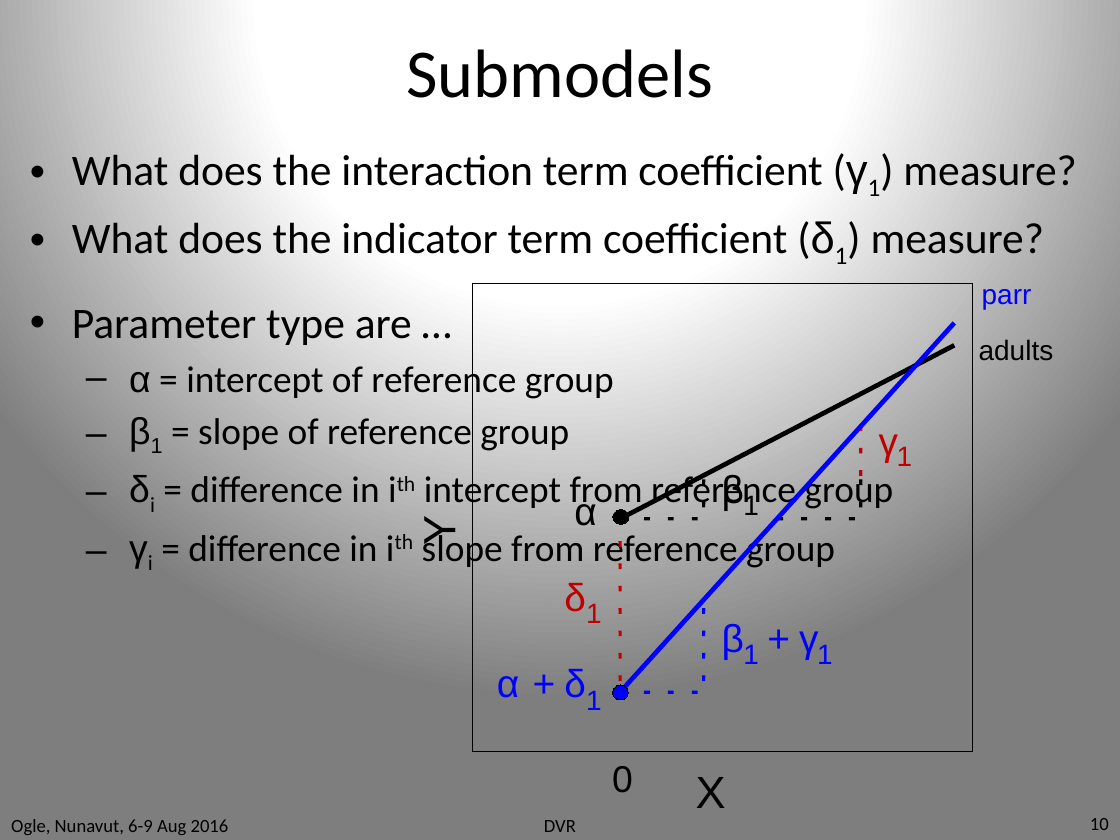
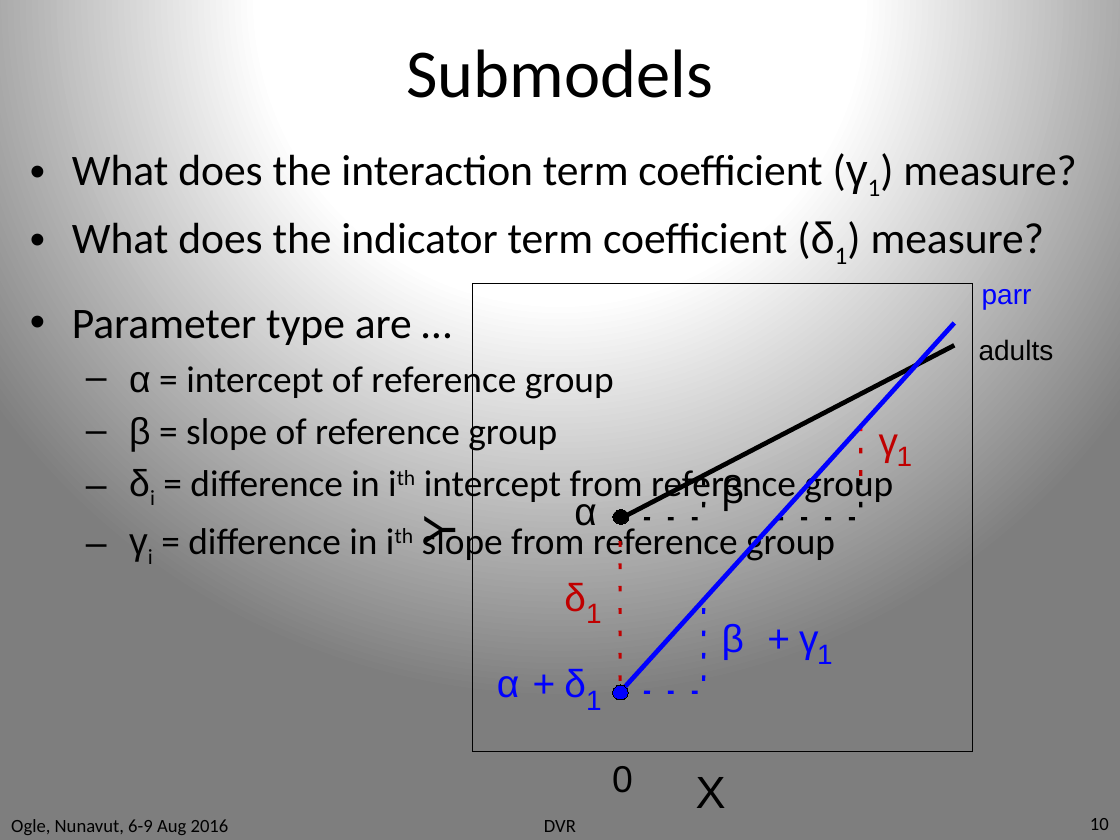
Before and after one commit to droglenc/RcourseNunavut2016, a slide deck: slide 10 of Slides/DVR_WL.pptx. Drawn at 1120x840 pixels with LibreOffice and Linux fonts; fonts in the diff are those of the drawing. Boxes give left, top, right and bottom in pixels: in the first picture for what was removed or moved away, otherwise in the second. Text is boxed around its words. In the diff, an @@ line names an element or a change of style, - is before the commit and + after.

```diff
--- a/Slides/DVR_WL.pptx
+++ b/Slides/DVR_WL.pptx
@@ text at [129,413,557,454]: text changed @@
-  – β1 = slope of reference group
+  – β = slope of reference group
@@ text removed at [743,493,759,515] @@
-1
@@ text removed at [743,645,759,664] @@
-1
```
Also in this commit, not shown: 7 other slides changed, 52 other files.
